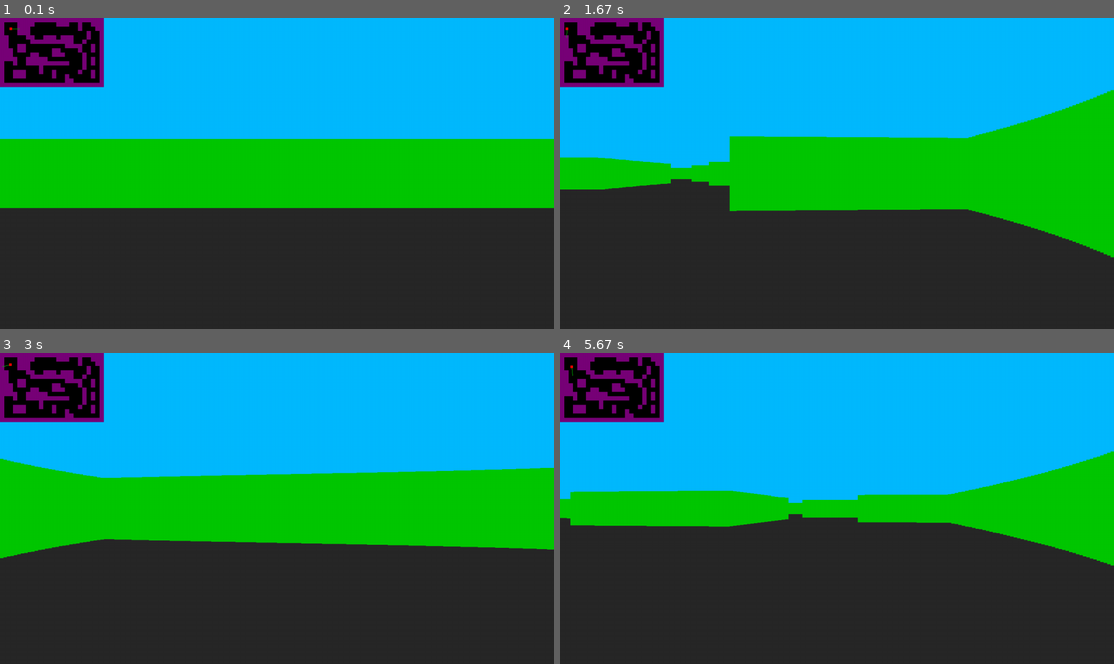
Above: before the commit, frames 1-4 (two rows, left to right).
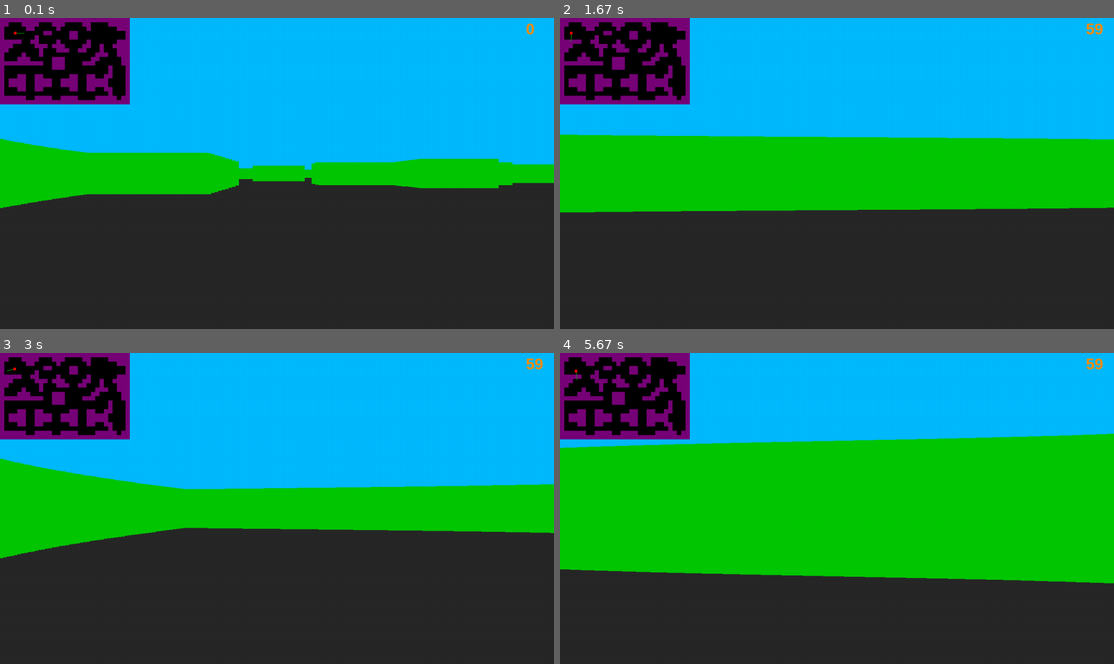
Above: after the commit, the same moments.

Repository: bo1ledOwl/YandexLyceumPyGameProject
Game: pygame game, started from main.py
Same seed, same stepped clock (60 frames per second), same inputs: the game is played once before the commit and once after it.
Inputs (mouse positions are in pixels of both pictures, inside the frame that each line leads up to):
- Up to frame 1 (0.1 s): no input
- Up to frame 2 (1.67 s): hold D 0.33-0.8 s; move the mouse to (814, 185) at 0.37 s; hold W 0.83-1.13 s; move the mouse to (704, 176) at 0.87 s; hold D 1.17-1.63 s; move the mouse to (920, 64) at 1.2 s
- Up to frame 3 (3 s): hold A 1.67-2.2 s; move the mouse to (288, 402) at 1.7 s; hold S 2.23-2.53 s; move the mouse to (282, 539) at 2.27 s; hold A 2.57-2.97 s; move the mouse to (421, 558) at 2.6 s
- Up to frame 4 (5.67 s): hold W 3-3.37 s; move the mouse to (981, 480) at 3.03 s; hold D 3.4-4.03 s; move the mouse to (1036, 483) at 3.43 s; hold S 4.07-4.43 s; move the mouse to (1030, 570) at 4.1 s; hold A 4.47-4.93 s; move the mouse to (859, 496) at 4.5 s; hold D 4.97-5.43 s; move the mouse to (715, 452) at 5 s; hold W from 5.47 s (still down); move the mouse to (986, 542) at 5.5 s

The runs differ from the first frame. In frame 1, 17% of the frame differs, in the area x 0-100%, y 0-62%; in frame 2, 13%; in frame 3, 11%; in frame 4, 35%, in the area x 0-100%, y 0-75%.

Commit message:
счётчик fps и некоторые фиксы, очередное обновление карты

Diff:
--- a/drawing.py
+++ b/drawing.py
@@ -8,6 +8,7 @@
 class Drawer:
     def __init__(self, surface):
         self.sc = surface
+        self.font = pygame.font.SysFont('Arial', 36, bold=True)
 
     def draw_background(self):
         pygame.draw.rect(self.sc, SKYBLUE, (0, 0, WIDTH, HALF_HEIGHT))
@@ -24,3 +25,8 @@
                          (y + MINIMAP_DEPTH * sin(radians(player.angle))) * MINIMAP_SCALE))
         pygame.draw.rect(self.sc, RED,
                          ((x - 15) * MINIMAP_SCALE, (y - 15) * MINIMAP_SCALE, 30 * MINIMAP_SCALE, 30 * MINIMAP_SCALE))
+
+    def fps(self, clock):
+        display_fps = str(int(clock.get_fps()))
+        render = self.font.render(display_fps, True, DARKORANGE)
+        self.sc.blit(render, FPS_POS)
--- a/main.py
+++ b/main.py
@@ -30,8 +30,8 @@
     drawer.draw_background()
     ray_casting_func(player, sc)
     drawer.draw_minimap(player)
+    drawer.fps(clock)
     player.movement()
 
     pygame.display.flip()
-    # print(int(clock.get_fps()))
     clock.tick(FPS)
--- a/ray_casting.py
+++ b/ray_casting.py
@@ -11,6 +11,8 @@
     for ray in range(NUM_RAYS):
         sin_a = math.sin(math.radians(a))
         cos_a = math.cos(math.radians(a))
+        proj_height_h = HEIGHT
+        proj_height_v = HEIGHT
         if not sin_a:
             sin_a = 0.00000001
         if not cos_a:
@@ -28,8 +30,6 @@
                 depth_h *= math.cos(math.radians(player.angle - a))
                 if depth_h != 0:
                     proj_height_h = PROJECTION_COEFF / depth_h
-                else:
-                    proj_height_h = HEIGHT
                 break
             yh += y_next * TILE
 
@@ -45,8 +45,6 @@
                 depth_v *= math.cos(math.radians(player.angle - a))
                 if depth_v != 0:
                     proj_height_v = PROJECTION_COEFF / depth_v
-                else:
-                    proj_height_v = HEIGHT
                 break
             xv += x_next * TILE
 
--- a/settings.py
+++ b/settings.py
@@ -9,6 +9,7 @@
 TILE = 50
 MINIMAP_SCALE = 0.2
 MINIMAP_DEPTH = 100
+FPS_POS = (WIDTH - 65, 5)
 
 # настройки ray casting
 FOV = 90
@@ -35,3 +36,5 @@
 SKYBLUE = (0, 186, 255)
 YELLOW = (220, 220, 0)
 SANDY = (244, 164, 96)
+DARKBROWN = (97, 61, 25)
+DARKORANGE = (255, 140, 0)
Binary file changed: maps/map.png
